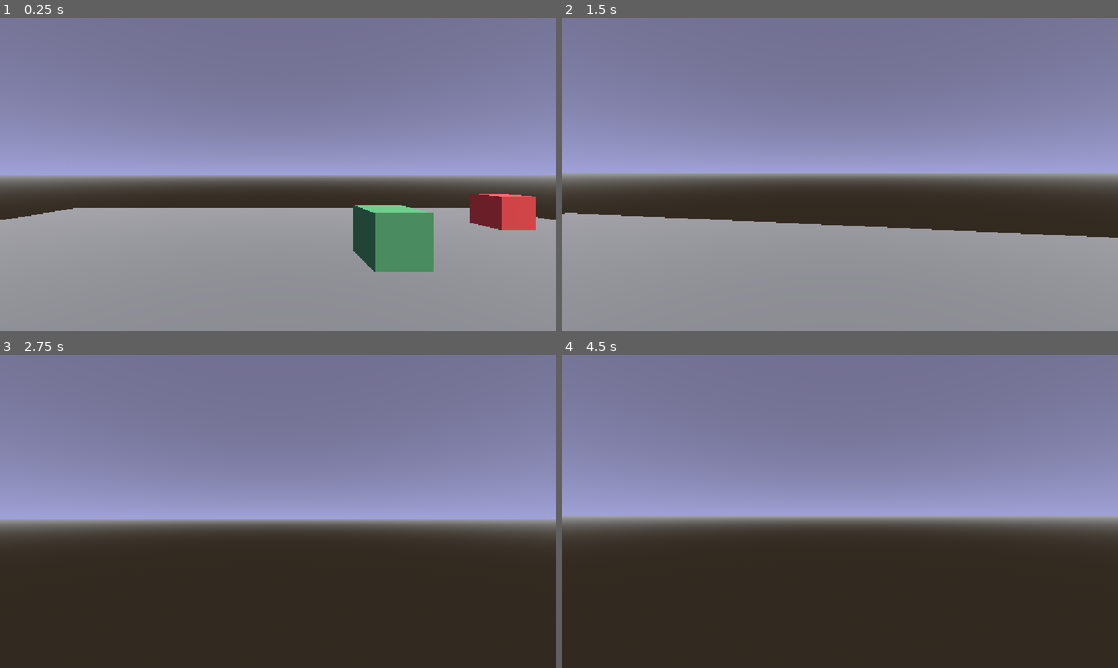
Above: before the commit, frames 1-4 (two rows, left to right).
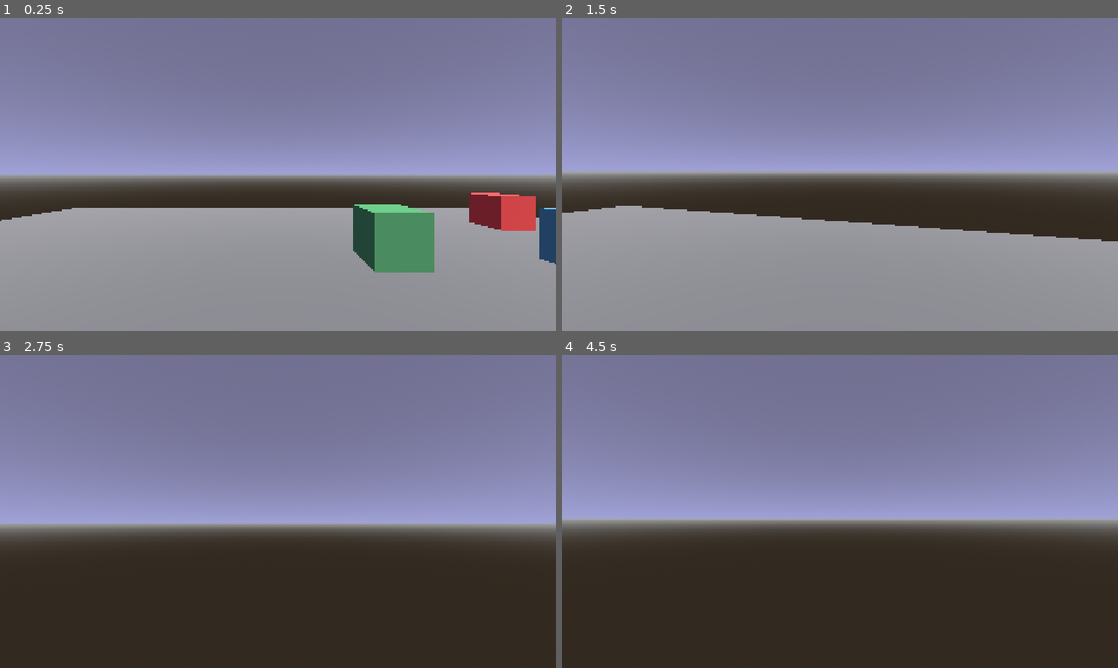
Above: after the commit, the same moments.

Repository: BirdOfAsh/SystemPrototyping
Game: Godot game, scene res://TestScenes/3d_test_scene.tscn
The game is run twice, just before and just after one commit, with the same random seed, the same clock (stepped at 60 frames per second) and the same inputs.
Inputs (mouse positions are in pixels of both pictures, inside the frame that each line leads up to):
- Up to frame 1 (0.25 s): no input
- Up to frame 2 (1.5 s): tap Enter (ui_accept) at 0.5, 0.77 s; move the mouse to (867, 174) at 0.52 s; hold W (forward) from 0.53 s (still down); move the mouse to (812, 174) at 1.27 s
- Up to frame 3 (2.75 s): keep holding W (forward); tap Enter (ui_accept) at 1.52 s; move the mouse to (289, 505) at 2.02 s
- Up to frame 4 (4.5 s): keep holding W (forward); tap Enter (ui_accept) at 2.75, 3.02, 3.5, 3.77, 4.25 s; move the mouse to (834, 517) at 2.77 s; move the mouse to (878, 514) at 3.52 s; move the mouse to (795, 508) at 4.27 s

The runs differ from the first frame. In frame 1, 1.0% of the frame differs, in the area x 0-100%, y 50-82%; in frame 2, 2.1%; in frame 3, 3.7%, in the area x 0-100%, y 52-57%; in frame 4, 2.4%.

Commit message:
playing around with settings

Diff:
--- a/DyamicDepthOfFieldCamera/dynamic_depth_of_field_camera.gd
+++ b/DyamicDepthOfFieldCamera/dynamic_depth_of_field_camera.gd
@@ -13,6 +13,8 @@
 ## The multiplier of distance it takes to go from no blur to full blur once it reaches
 ## the distance threshold. (0 -> 1)
 @export var blur_transition_ratio : float = 0.5
+## The distance in meters that blur starts to show for nearby objects.
+@export var blur_near_transition_distance : float = 0.5
 
 ## This is the camera's attributes which will for DDOF with be [CameraAttributesPractical].
 var cam_attributes : CameraAttributesPractical
@@ -38,9 +40,10 @@
 
 	focus_distance = distance_to_collision
 	cam_attributes.dof_blur_far_distance = focus_distance
-	cam_attributes.dof_blur_far_transition = focus_distance * blur_transition_ratio
-	cam_attributes.dof_blur_near_distance = focus_distance / blur_transition_ratio
-	cam_attributes.dof_blur_near_distance = 0.4
+	cam_attributes.dof_blur_far_transition = (focus_distance + 2) * blur_transition_ratio
+	cam_attributes.dof_blur_near_distance = focus_distance
+	cam_attributes.dof_blur_near_transition = (focus_distance - 2) * blur_transition_ratio
+
 
 ## Set up the camera attribute if it's not already assigned
 func set_camera_attribute() -> void:
--- a/DyamicDepthOfFieldCamera/dynamic_depth_of_field_camera.tscn
+++ b/DyamicDepthOfFieldCamera/dynamic_depth_of_field_camera.tscn
@@ -5,6 +5,7 @@
 [sub_resource type="CameraAttributesPractical" id="CameraAttributesPractical_nn233"]
 dof_blur_far_enabled = true
 dof_blur_near_enabled = true
+dof_blur_amount = 0.05
 
 [node name="DynamicDepthOfFieldCamera" type="Camera3D" unique_id=1730595217 node_paths=PackedStringArray("distance_ray")]
 attributes = SubResource("CameraAttributesPractical_nn233")
--- a/TestScenes/3d_test_scene.tscn
+++ b/TestScenes/3d_test_scene.tscn
@@ -34,12 +34,14 @@
 material = SubResource("StandardMaterial3D_yf5fn")
 
 [sub_resource type="BoxShape3D" id="BoxShape3D_cvhhh"]
+size = Vector3(1, 1, 2)
 
 [sub_resource type="StandardMaterial3D" id="StandardMaterial3D_0nwbt"]
 albedo_color = Color(0.3452798, 0.6328915, 0.75803524, 1)
 
 [sub_resource type="BoxMesh" id="BoxMesh_s4kwc"]
 material = SubResource("StandardMaterial3D_0nwbt")
+size = Vector3(1, 1, 2)
 
 [sub_resource type="StandardMaterial3D" id="StandardMaterial3D_gavsq"]
 albedo_color = Color(0.33901036, 0.67417973, 0.42607498, 1)
--- a/project.godot
+++ b/project.godot
@@ -21,6 +21,8 @@
 
 [display]
 
+window/size/viewport_width=1920
+window/size/viewport_height=1080
 window/stretch/mode="canvas_items"
 
 [file_customization]
